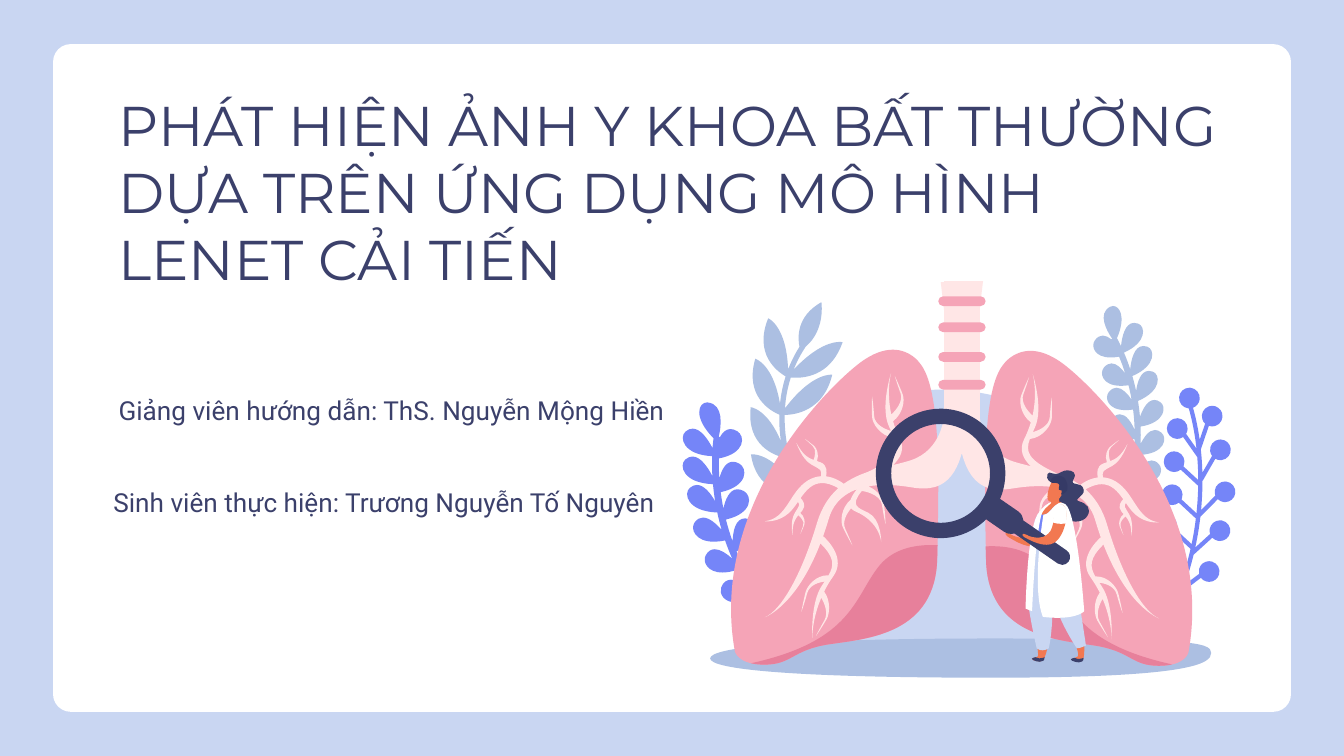
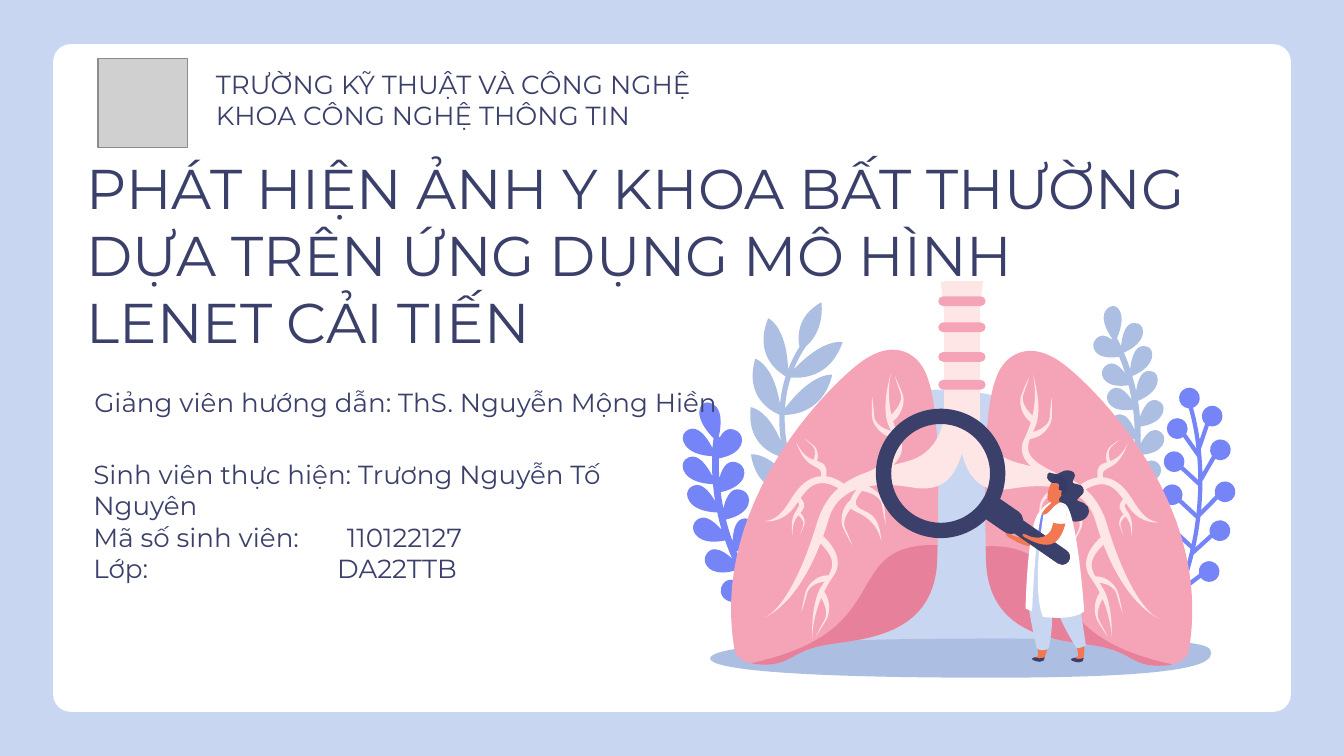
Before and after one commit to truongtonguyen/cn-da22ttb-truongnguyentonguyen-anhykhoabatthuong-lenetcaitien, a slide deck: slide 1 of thesis/abs/BaoCao_110122127.pptx. Drawn at 1344x756 pixels with LibreOffice and Linux fonts; fonts in the diff are those of the drawing; grey boxes stand for pictures. Boxes give left, top, right and bottom in pixels: in the first picture for what was removed or moved away, otherwise in the second. Text is boxed around its words. In the diff, an @@ line names an element or a change of style, - is before the commit and + after.

```diff
--- a/thesis/abs/BaoCao_110122127.pptx
+++ b/thesis/abs/BaoCao_110122127.pptx
@@ picture added at [98,58,187,146] @@
@@ text added at [216,71,690,130], 14 pt, text #3B406B @@
+TRƯỜNG KỸ THUẬT VÀ CÔNG NGHỆ
+KHOA CÔNG NGHỆ THÔNG TIN
@@ title "PHÁT HIỆN ẢNH Y KHOA ...": place and size @@
-title "PHÁT HIỆN ẢNH Y KHOA ..." at [119,93,1216,281]
+title "PHÁT HIỆN ẢNH Y KHOA ..." at [87,156,1185,344]
@@ subtitle "Giảng viên hướng dẫn: ThS. ...": place and size @@
-subtitle "Giảng viên hướng dẫn: ThS. ..." at [119,398,664,426]
+subtitle "Giảng viên hướng dẫn: ThS. ..." at [94,390,717,418]
@@ subtitle "Giảng viên hướng dẫn: ThS. ..." at [94,390,717,418]: font Roboto to Montserrat @@
@@ text "Sinh viên thực hiện: Trương ...": place and size @@
-text "Sinh viên thực hiện: Trương ..." at [113,490,654,518]
+text "Sinh viên thực hiện: Trương ..." at [93,462,600,583]
@@ text at [93,462,600,520]: font Roboto to Montserrat in "Sinh viên thực hiện: Trương Nguyễn Tố ..." @@
@@ text at [93,526,462,583]: paragraphs added @@
+Mã số sinh viên: 110122127
+Lớp: DA22TTB
```
Also in this commit, not shown: 7 other slides changed.
